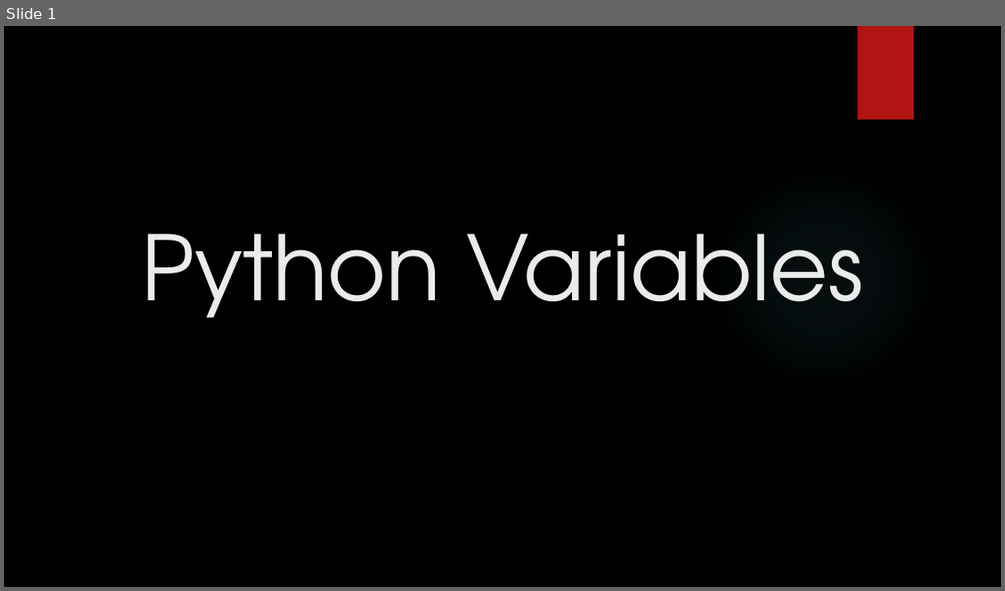
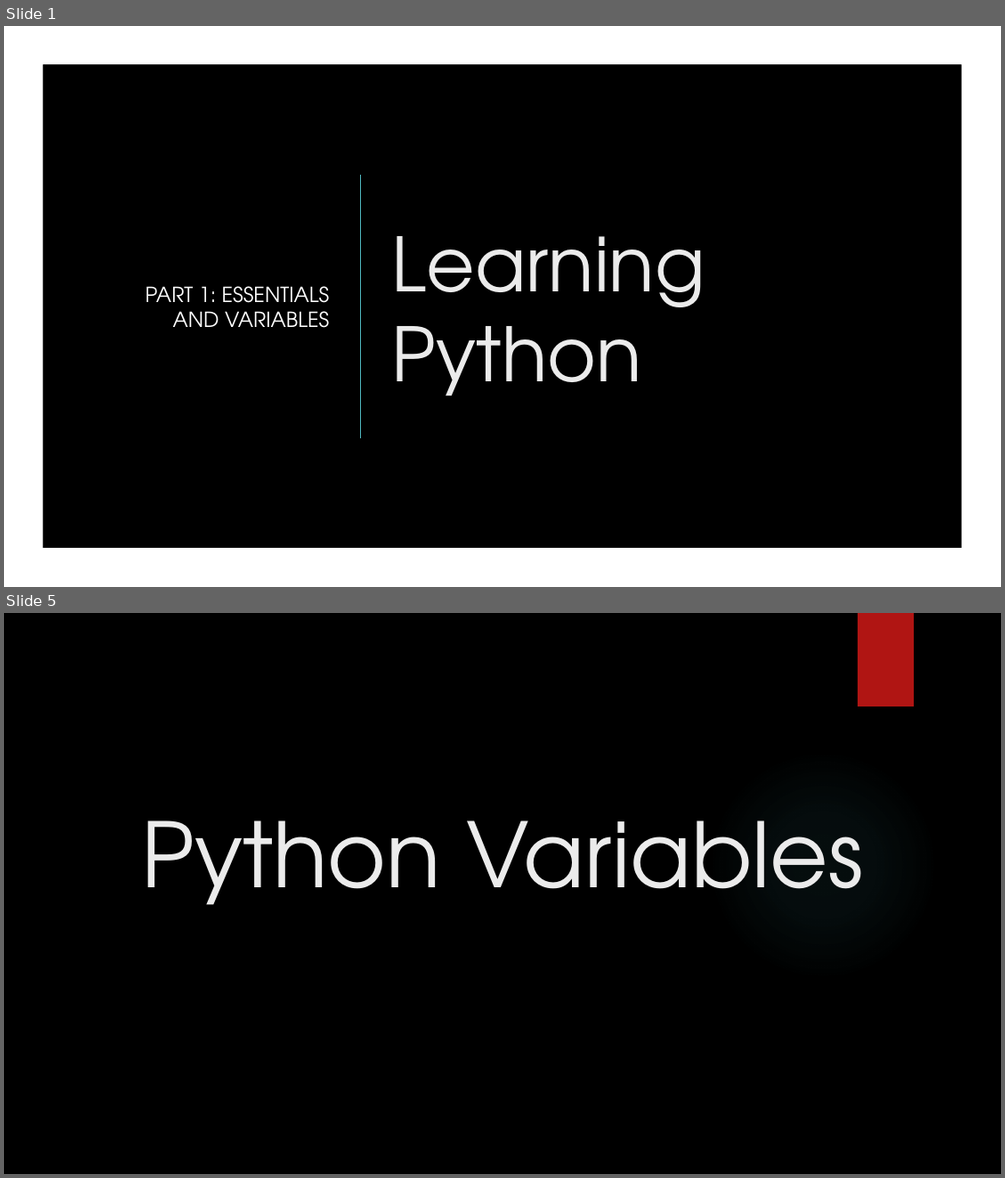
Before and after one commit to D-Voronkov-Official/Learning-Python, a slide deck: Presentations/Variables.pptx. Shown one above the other, each under a label of ours: slide 1 before the commit, slides 1 and 5 after it; the slides between them are not shown. The pictures are 1005x591 and 1005x1178 pixels, drawn with LibreOffice and Linux fonts; fonts in the diff are those of the drawing; background and template pictures are left out. Boxes give left, top, right and bottom in pixels: in the first picture for what was removed or moved away, otherwise in the second. Text is boxed around its words. In the diff, an @@ line names an element or a change of style, - is before the commit and + after.

Commit message:
Added Python advantages and explanation of what function is

```diff
--- a/Presentations/Variables.pptx
+++ b/Presentations/Variables.pptx
@@ slide 1 added at <box>4,26,1001,587</box>, background picture (left out); not listed: 1 template element that a slide beside it also shows @@
@@ rectangle added at <box>4,26,1001,587</box>, fill #000000 @@
@@ freeform shape added at <box>4,26,1001,587</box>, fill #FFFFFF @@
@@ line added from (361, 176) to (361, 437), #50B9C1 1.5 pt @@
@@ title added at <box>392,236,705,395</box>, 72 pt, text #EBEBEB @@
+Learning Python
@@ subtitle added at <box>146,286,329,328</box>, 20 pt, text #FFFFFF @@
+PART 1: ESSENTIALS AND VARIABLES
@@ what was slide 1 is now slide 5 @@
```
Also in this commit, not shown: 2 slides changed, 6 other slides added.
